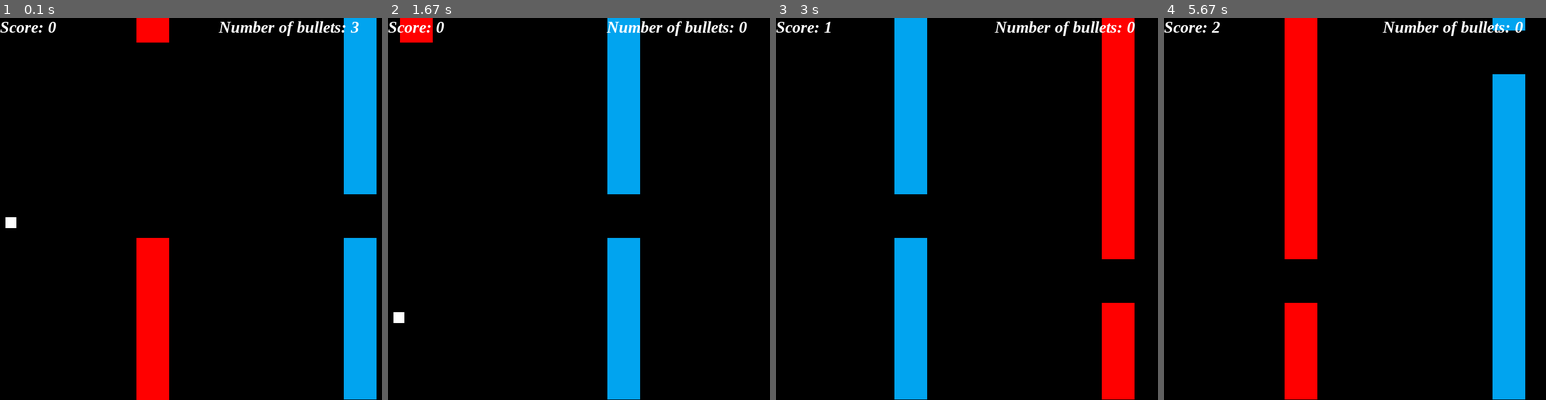
Above: before the commit, frames 1-4 (left to right).
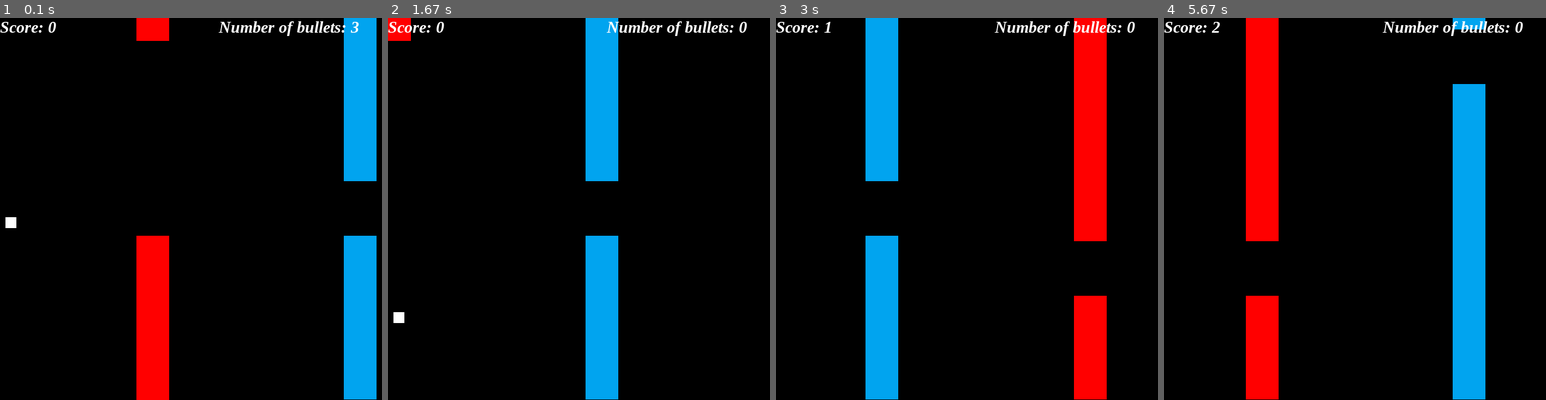
Above: after the commit, the same moments.

Repository: Owills/Pygame
Game: pygame game, started from day #8.py
Two runs of this game, one before a commit and one after it. Both use one fixed random seed, a clock stepped at 60 frames per second and the inputs below. The source is Python 2; it was converted automatically to run under Python 3.
Inputs:
- Up to frame 1 (0.1 s): no input
- Up to frame 2 (1.67 s): hold Space 0.33-0.8 s; hold Right 0.33-0.8 s; hold Right 0.83-1.3 s; tap Space at 0.9, 1.2, 1.4 s; hold Up 1.33-1.63 s
- Up to frame 3 (3 s): hold Right 1.67-2.13 s; tap Space at 1.73, 2.03, 2.23, 2.53, 2.8 s; hold Left 2.17-2.7 s; hold Down from 2.73 s (still down)
- Up to frame 4 (5.67 s): release Down at 3.03 s; hold Left 3.07-3.47 s; tap Space at 3.13, 3.43, 3.57, 3.97, 4.27, 5.03, 5.33, 5.53 s; hold Up 3.5-3.87 s; hold Right 3.9-4.53 s; hold Left 4.97-5.43 s; hold Right from 5.47 s (still down)

The runs differ from the first frame. In frame 1, 0.4% of the frame differs, in the area x 35-99%, y 6-58%; in frame 2, 11%; in frame 3, 26%; in frame 4, 30%, in the area x 21-95%, y 0-100%.

Commit message:
FIxed Bug

Diff:
--- a/day #8.py
+++ b/day #8.py
@@ -23,8 +23,8 @@
 
 playerx = 10
 playery = screenh/2
-
-gap = 80
+slow = 5
+gap = 100
 
 wall1hieght = random.uniform(gap, screenh-gap)
 wall1width = 60
@@ -36,8 +36,8 @@
 wall2x = (screenw-wall1width + screenw/2) - (screenw + wall1width / 2)
 wall2y = screenh-wall1hieght
 
-bulletx = -100
-bullety = -100
+bulletx = 800
+bullety = 800
 numbullets = 3
 
 wall1visible = True
@@ -62,15 +62,22 @@
             elif event.key == pygame.K_DOWN:
                     vel = vel*1.5
             elif event.key == pygame.K_RIGHT:
-                wall1x = wall1x - 20
-                wall2x = wall2x - 20
+                wall1x = wall1x - 40
+                wall2x = wall2x - 40
+            elif event.key == pygame.K_LEFT:
+                if slow >0:
+                    wall1x = wall1x + 10
+                    wall2x = wall2x + 10
+                    slow = slow-1
+                else:
+                    pass
             elif event.key == pygame.K_SPACE:
                 if numbullets >0:
                     bulletx = playerx
                     bullety = playery
                     numbullets = numbullets -1
                 else:
-                    print "no more bullets"
+                    pass
 
 
         elif event.type == pygame.KEYUP:
@@ -174,20 +181,20 @@
 
     if bullet.colliderect(wall1) :
         wall1visible = False
-        bulletx = -10
-        bullety = -10
+        bulletx = 800
+        bullety = 800
     if bullet.colliderect(w1):
         w1visible = False
-        bulletx = -10
-        bullety = -10
+        bulletx = 800
+        bullety = 800
     if bullet.colliderect(wall2):
         wall2visible = False
-        bulletx = -10
-        bullety = -10
+        bulletx = 800
+        bullety = 800
     if bullet.colliderect(w2):
         w2visible = False
-        bulletx = -10
-        bullety = -10
+        bulletx = 800
+        bullety = 800
 
 
 
